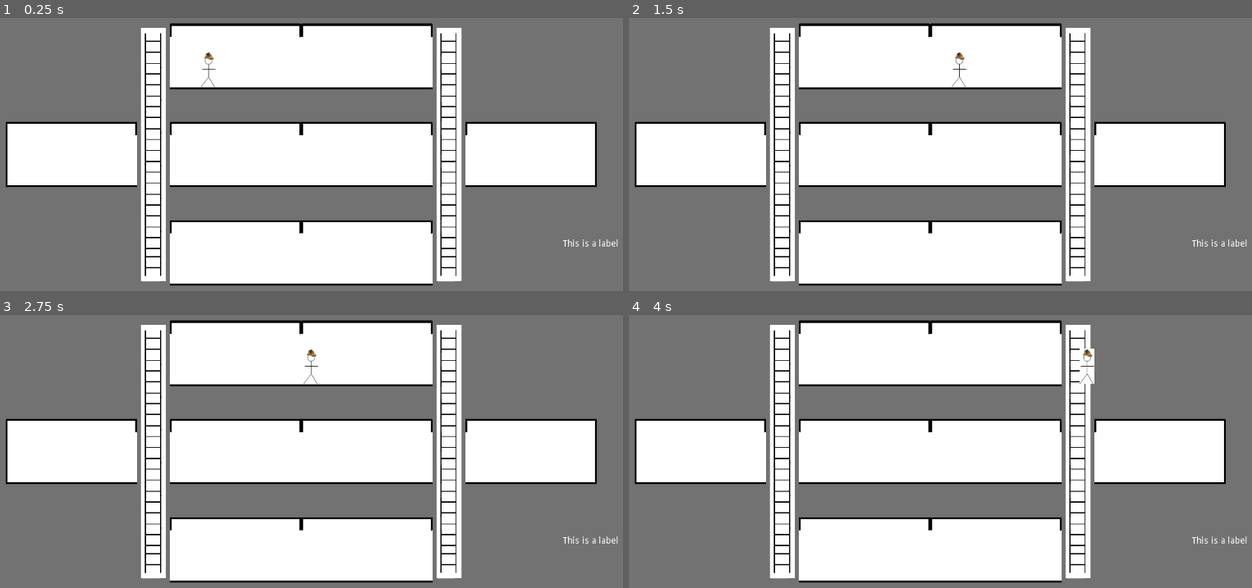
Above: before the commit, frames 1-4 (two rows, left to right).
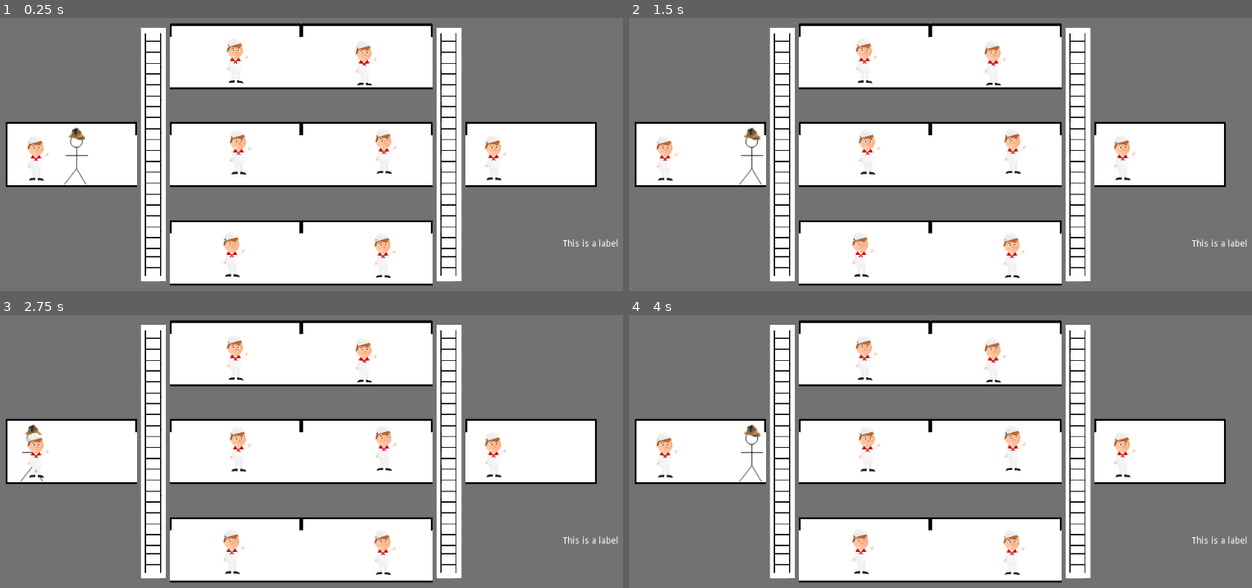
Above: after the commit, the same moments.

Repository: danielcannell/deep-clue-sea
Game: Godot game, scene res://Main.tscn
Two runs of this game, one before a commit and one after it. Both use one fixed random seed, a clock stepped at 60 frames per second and the inputs below.
Inputs:
- Up to frame 1 (0.25 s): no input
- Up to frame 2 (1.5 s): tap Enter at 0.5 s; hold D (move_right) from 0.53 s (still down); tap Space (jump) at 0.77 s
- Up to frame 3 (2.75 s): tap Space (jump) at 1.52 s; release D (move_right) at 2.03 s; hold A (move_left) from 2.03 s (still down)
- Up to frame 4 (4 s): release A (move_left) at 2.78 s; hold D (move_right) from 2.78 s (still down); tap Space (jump) at 3.02, 3.77 s

The runs differ from the first frame. In frame 1, 1.6% of the frame differs, in the area x 4-82%, y 9-96%; in frame 2, 1.6%; in frame 3, 1.5%; in frame 4, 1.7%.

Commit message:
Update crewmen and put them in Main

Diff:
--- a/Main.tscn
+++ b/Main.tscn
@@ -1,17 +1,60 @@
-[gd_scene load_steps=4 format=2]
+[gd_scene load_steps=6 format=2]
 
 [ext_resource path="res://submarine/Submarine.tscn" type="PackedScene" id=1]
 [ext_resource path="res://player/Player.tscn" type="PackedScene" id=2]
 [ext_resource path="res://hud/HUD.tscn" type="PackedScene" id=3]
+[ext_resource path="res://crewmen/Crewman.tscn" type="PackedScene" id=4]
+[ext_resource path="res://crewmen/Crewman.gd" type="Script" id=5]
 
-[node name="Main" type="Node"]
+[node name="Main" type="Node" index="0"]
 
 [node name="Submarine" parent="." index="0" instance=ExtResource( 1 )]
 
 [node name="Player" parent="." index="1" instance=ExtResource( 2 )]
 
-position = Vector2( 367, 173 )
-scale = Vector2( 0.6, 0.6 )
-_sections_unfolded = [ "Transform", "Z Index" ]
+position = Vector2( 160.665, 305.817 )
+_sections_unfolded = [ "Z Index" ]
 
 [node name="HUD" parent="." index="2" instance=ExtResource( 3 )]
+
+[node name="Crewmen" type="Node" parent="." index="3"]
+
+[node name="Crewman0" parent="Crewmen" index="0" instance=ExtResource( 4 )]
+
+position = Vector2( 405.115, 465.557 )
+
+[node name="Crewman1" parent="Crewmen" index="1" instance=ExtResource( 4 )]
+
+position = Vector2( 813.174, 314.084 )
+
+[node name="Crewman2" parent="Crewmen" index="2" instance=ExtResource( 4 )]
+
+position = Vector2( 611.39, 166.133 )
+
+[node name="Crewman3" parent="Crewmen" index="3" instance=ExtResource( 4 )]
+
+position = Vector2( 640.678, 466.775 )
+
+[node name="Crewman4" parent="Crewmen" index="4" instance=ExtResource( 4 )]
+
+position = Vector2( 415.32, 305.288 )
+
+[node name="Crewman5" parent="Crewmen" index="5" instance=ExtResource( 4 )]
+
+position = Vector2( 642.203, 303.903 )
+
+[node name="Crewman6" parent="Crewmen" index="6" instance=ExtResource( 4 )]
+
+position = Vector2( 99.719, 314.816 )
+
+[node name="Crewman7" type="Area2D" parent="Crewmen" index="7" instance=ExtResource( 4 )]
+
+position = Vector2( 410.683, 162.43 )
+input_pickable = true
+gravity_vec = Vector2( 0, 1 )
+gravity = 98.0
+linear_damp = 0.1
+angular_damp = 1.0
+audio_bus_override = false
+audio_bus_name = "Master"
+script = ExtResource( 5 )
--- a/crewmen/Crewman.gd
+++ b/crewmen/Crewman.gd
@@ -3,6 +3,8 @@
 # Each crewman has a name, and is the traitor or not
 var crew_name = null
 var traitor = false
+var hitpoints = 100
+var happiness = 10
 
 
 func _ready():
--- a/crewmen/Crewman.tscn
+++ b/crewmen/Crewman.tscn
@@ -2,11 +2,6 @@
 
 [ext_resource path="res://crewmen/Crewman.gd" type="Script" id=1]
 [ext_resource path="res://External Resources/Images/sailor.png" type="Texture" id=2]
-
-[sub_resource type="CircleShape2D" id=1]
-
-custom_solver_bias = 0.0
-radius = 10.0
 
 [sub_resource type="SpriteFrames" id=2]
 
@@ -17,7 +12,13 @@
 "speed": 5.0
 } ]
 
-[node name="Crewman" type="Area2D"]
+[sub_resource type="CapsuleShape2D" id=3]
+
+custom_solver_bias = 0.0
+radius = 15.8185
+height = 40.1628
+
+[node name="Crewman" type="Area2D" index="0"]
 
 input_pickable = true
 gravity_vec = Vector2( 0, 1 )
@@ -28,11 +29,14 @@
 audio_bus_name = "Master"
 script = ExtResource( 1 )
 
-[node name="CollisionShape2D" type="CollisionShape2D" parent="." index="0"]
+[node name="AnimatedSprite" type="AnimatedSprite" parent="." index="0"]
 
-shape = SubResource( 1 )
-
-[node name="AnimatedSprite" type="AnimatedSprite" parent="." index="1"]
-
+scale = Vector2( 0.3, 0.3 )
 frames = SubResource( 2 )
 animation = "default"
+_sections_unfolded = [ "Transform" ]
+
+[node name="CollisionShape2D" type="CollisionShape2D" parent="." index="1"]
+
+position = Vector2( -1, -2 )
+shape = SubResource( 3 )
--- a/detective/DetectiveRoot.gd
+++ b/detective/DetectiveRoot.gd
@@ -4,9 +4,6 @@
 
 
 func _ready():
-    # Called every time the node is added to the scene.
-    # Initialization here
-
     # NUM_CREW must be the same as the number of crewman nodes
     var NUM_CREW = 8
 
@@ -35,8 +32,3 @@
     rooms_file.close()
 
     solution["location"] = rooms[randi() % 8]
-
-#func _process(delta):
-#    # Called every frame. Delta is time since last frame.
-#    # Update game logic here.
-#    pass
